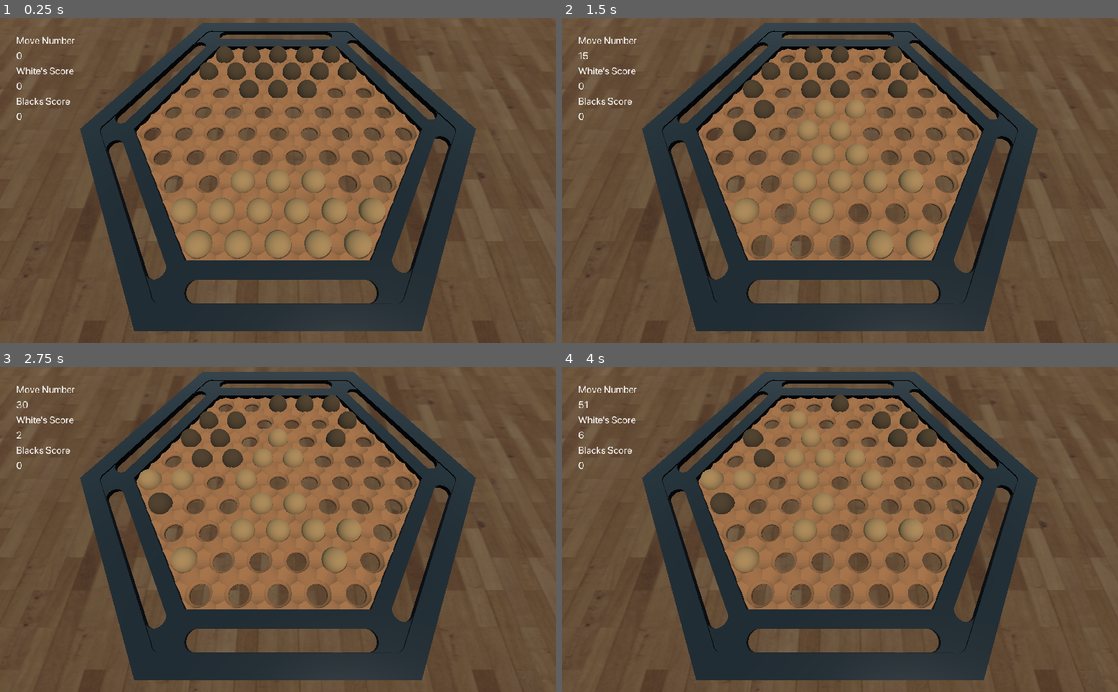
Above: before the commit, frames 1-4 (two rows, left to right).
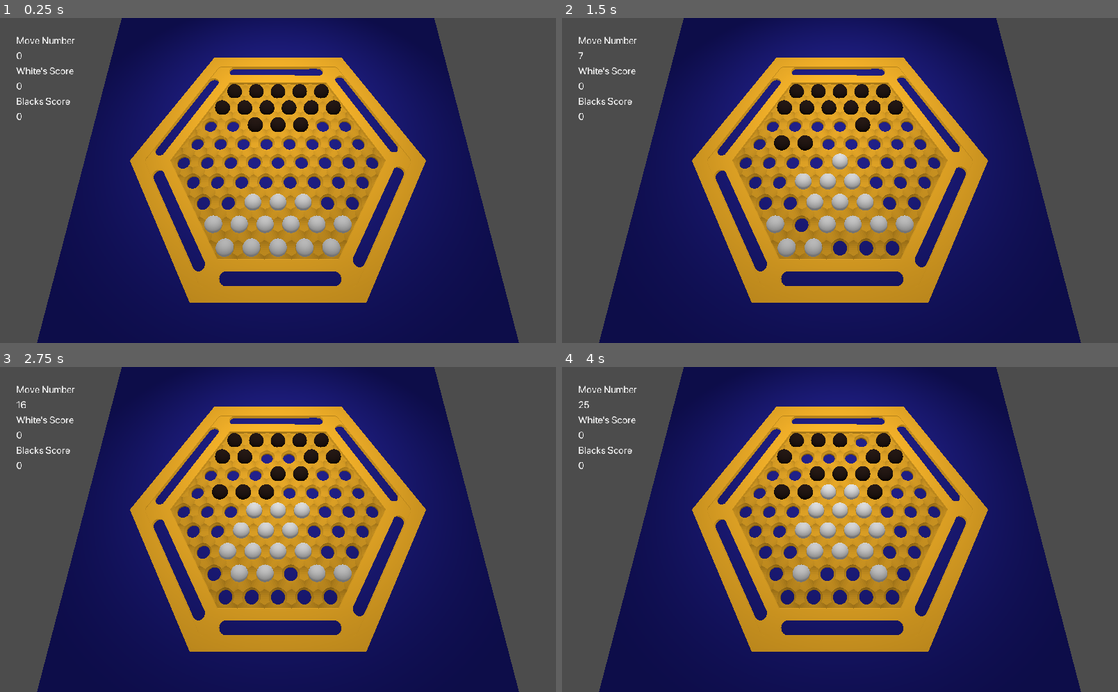
Above: after the commit, the same moments.

Repository: mmgh900/Abalone-Game-AI
Game: Godot game, scene res://Scenes/Game.tscn
Two runs of this game, one before a commit and one after it. Both use one fixed random seed, a clock stepped at 60 frames per second and the inputs below.
Inputs:
- Up to frame 1 (0.25 s): no input
- Up to frame 2 (1.5 s): tap Enter at 0.5, 1.35 s; hold Right 0.53-1.28 s; hold Enter 0.53-1.28 s; tap Space at 1.25 s; hold Left from 1.28 s (still down)
- Up to frame 3 (2.75 s): tap Enter at 2 s; release Left at 2.03 s; hold Right from 2.03 s (still down); hold Enter from 2.03 s (still down)
- Up to frame 4 (4 s): tap Space at 2.75 s; release Enter at 2.78 s; tap Enter at 2.85, 3.5 s; release Right at 3.53 s; hold Left from 3.53 s (still down); hold Enter from 3.53 s (still down)

The runs differ from the first frame. In frame 1, 95% of the frame differs, in the area x 0-100%, y 0-100%; in frame 2, 95%; in frame 3, 95%; in frame 4, 95%.

Commit message:
- Forward Pruning - Cleaning codebase

Diff:
--- a/Assets/Black Piece.tres
+++ b/Assets/Black Piece.tres
@@ -1,9 +1,6 @@
-[gd_resource type="SpatialMaterial" load_steps=2 format=2]
-
-[ext_resource path="res://Assets/Piece Texture.jpg" type="Texture" id=1]
+[gd_resource type="SpatialMaterial" format=2]
 
 [resource]
-albedo_color = Color( 0.470588, 0.470588, 0.470588, 1 )
-albedo_texture = ExtResource( 1 )
+roughness = 0.5
 uv1_scale = Vector3( 50, 50, 50 )
 uv1_triplanar = true
--- a/Assets/Ground.tres
+++ b/Assets/Ground.tres
@@ -1,8 +1,11 @@
 [gd_resource type="SpatialMaterial" load_steps=2 format=2]
 
-[ext_resource path="res://Assets/Ground Texture.jpg" type="Texture" id=1]
+[ext_resource path="res://Materials/Marble13 (1)/Marble13_REFL_1K.jpg" type="Texture" id=1]
 
 [resource]
-albedo_color = Color( 0.584314, 0.537255, 0.537255, 1 )
-albedo_texture = ExtResource( 1 )
+albedo_color = Color( 0.109804, 0.294118, 0.384314, 1 )
+refraction_enabled = true
+refraction_scale = 1.0
+refraction_texture = ExtResource( 1 )
+refraction_texture_channel = 0
 uv1_scale = Vector3( 75, 123.75, 1 )
--- a/Assets/Guard.tres
+++ b/Assets/Guard.tres
@@ -1,9 +1,10 @@
-[gd_resource type="SpatialMaterial" load_steps=2 format=2]
-
-[ext_resource path="res://Assets/Wood.png" type="Texture" id=1]
+[gd_resource type="SpatialMaterial" format=2]
 
 [resource]
-albedo_color = Color( 0, 0, 0, 1 )
-albedo_texture = ExtResource( 1 )
-roughness = 0.25
+albedo_color = Color( 0.992157, 0.721569, 0.152941, 1 )
+emission_enabled = true
+emission = Color( 0.992157, 0.721569, 0.152941, 1 )
+emission_energy = 0.2
+emission_operator = 0
+emission_on_uv2 = false
 uv1_scale = Vector3( 45, 0, 45 )
--- a/Assets/Holes.tres
+++ b/Assets/Holes.tres
@@ -1,7 +1,5 @@
-[gd_resource type="SpatialMaterial" load_steps=2 format=2]
-
-[ext_resource path="res://Assets/Wood.png" type="Texture" id=1]
+[gd_resource type="SpatialMaterial" format=2]
 
 [resource]
-albedo_texture = ExtResource( 1 )
+albedo_color = Color( 0.992157, 0.721569, 0.152941, 1 )
 uv1_scale = Vector3( 2, 2, 1 )
--- a/Assets/White Piece.tres
+++ b/Assets/White Piece.tres
@@ -1,13 +1,12 @@
 [gd_resource type="SpatialMaterial" load_steps=2 format=2]
 
-[ext_resource path="res://Assets/Piece Texture.jpg" type="Texture" id=1]
+[ext_resource path="res://Materials/Marble062/Marble062_REFL_1K.jpg" type="Texture" id=3]
 
 [resource]
-albedo_texture = ExtResource( 1 )
-emission_enabled = true
-emission = Color( 0, 0, 0, 1 )
-emission_energy = 10.0
-emission_operator = 0
-emission_on_uv2 = false
+roughness = 0.5
+refraction_enabled = true
+refraction_scale = 0.05
+refraction_texture = ExtResource( 3 )
+refraction_texture_channel = 0
 uv1_scale = Vector3( 50, 50, 50 )
 uv1_triplanar = true
--- a/Scenes/Black Piece.tscn
+++ b/Scenes/Black Piece.tscn
@@ -1,13 +1,18 @@
-[gd_scene load_steps=3 format=2]
+[gd_scene load_steps=4 format=2]
 
-[ext_resource path="res://Assets/Black Piece.tres" type="Material" id=1]
+[ext_resource path="res://Scripts/Ball.gd" type="Script" id=2]
 
 [sub_resource type="SphereMesh" id=1]
+radius = 0.1
+height = 0.2
 rings = 64
+
+[sub_resource type="SpatialMaterial" id=2]
+albedo_color = Color( 0.137255, 0.0705882, 0.0431373, 1 )
 
 [node name="Black Piece" type="Spatial"]
 
 [node name="MeshInstance" type="MeshInstance" parent="."]
-transform = Transform( 0.1, 0, 0, 0, 0.1, 0, 0, 0, 0.1, 0, 0, 0 )
 mesh = SubResource( 1 )
-material/0 = ExtResource( 1 )
+material/0 = SubResource( 2 )
+script = ExtResource( 2 )
--- a/Scenes/Game.tscn
+++ b/Scenes/Game.tscn
@@ -1,11 +1,14 @@
-[gd_scene load_steps=8 format=2]
+[gd_scene load_steps=9 format=2]
 
 [ext_resource path="res://Scenes/Board.tscn" type="PackedScene" id=1]
-[ext_resource path="res://Assets/Ground.tres" type="Material" id=2]
 [ext_resource path="res://Fonts/SF-Pro-Display-Regular.otf" type="DynamicFontData" id=3]
 [ext_resource path="res://Scripts/Visualizer.gd" type="Script" id=4]
 
 [sub_resource type="PlaneMesh" id=1]
+size = Vector2( 5, 5 )
+
+[sub_resource type="SpatialMaterial" id=4]
+albedo_color = Color( 0.129412, 0.12549, 0.611765, 1 )
 
 [sub_resource type="Theme" id=2]
 
@@ -13,23 +16,24 @@
 size = 18
 font_data = ExtResource( 3 )
 
+[sub_resource type="Environment" id=5]
+ambient_light_color = Color( 1, 1, 1, 1 )
+ambient_light_energy = 0.2
+fog_enabled = true
+
 [node name="Game" type="Node"]
 
 [node name="Board" parent="." instance=ExtResource( 1 )]
 
 [node name="Camera" type="Camera" parent="."]
-transform = Transform( 1, 0, 0, 0, 0.422618, 0.906308, 0, -0.906308, 0.422618, 0, 1.8, 1.35 )
-
-[node name="DirectionalLight" type="DirectionalLight" parent="."]
-transform = Transform( -0.808013, -0.533494, 0.25, 0.433013, -0.25, 0.866025, -0.399519, 0.808013, 0.433013, 0, 1.22921, 2.7666 )
-shadow_enabled = true
+transform = Transform( 1, 0, 0, 0, 0.291587, 0.956544, 0, -0.956544, 0.291587, 0, 2.73612, 1.07993 )
 
 [node name="Ground" type="Spatial" parent="."]
 
 [node name="MeshInstance" type="MeshInstance" parent="Ground"]
-transform = Transform( 100, 0, 0, 0, 1, 0, 0, 0, 100, 0, -0.0581028, 0 )
+transform = Transform( 1, 0, 0, 0, 1, 0, 0, 0, 1, 0, -0.06, 0 )
 mesh = SubResource( 1 )
-material/0 = ExtResource( 2 )
+material/0 = SubResource( 4 )
 
 [node name="Pieces" type="Node" parent="."]
 
@@ -105,3 +109,11 @@
 custom_fonts/normal_font = SubResource( 3 )
 text = "0"
 fit_content_height = true
+
+[node name="SpotLight" type="SpotLight" parent="."]
+transform = Transform( 1, 0, 0, 0, -0.273389, 0.961904, 0, -0.961904, -0.273389, 0, 3.34348, -1.17633 )
+light_energy = 2.0
+spot_angle = 41.73
+
+[node name="WorldEnvironment" type="WorldEnvironment" parent="."]
+environment = SubResource( 5 )
--- a/Scenes/White Piece.tscn
+++ b/Scenes/White Piece.tscn
@@ -1,13 +1,15 @@
 [gd_scene load_steps=3 format=2]
 
-[ext_resource path="res://Assets/White Piece.tres" type="Material" id=1]
+[sub_resource type="SphereMesh" id=1]
+radius = 0.1
+height = 0.2
+rings = 64
 
-[sub_resource type="SphereMesh" id=1]
-rings = 64
+[sub_resource type="SpatialMaterial" id=2]
+albedo_color = Color( 0.945098, 0.945098, 0.945098, 1 )
 
 [node name="White Piece" type="Spatial"]
 
 [node name="MeshInstance" type="MeshInstance" parent="."]
-transform = Transform( 0.1, 0, 0, 0, 0.1, 0, 0, 0, 0.1, 0, 0, 0 )
 mesh = SubResource( 1 )
-material/0 = ExtResource( 1 )
+material/0 = SubResource( 2 )
--- /dev/null
+++ b/Scripts/Ball.gd
@@ -0,0 +1,16 @@
+extends Node
+
+
+# Declare member variables here. Examples:
+# var a = 2
+# var b = "text"
+
+
+# Called when the node enters the scene tree for the first time.
+func _ready():
+	pass # Replace with function body.
+
+
+# Called every frame. 'delta' is the elapsed time since the previous frame.
+#func _process(delta):
+#	pass
--- a/Scripts/BoardManager.gd
+++ b/Scripts/BoardManager.gd
@@ -1,6 +1,16 @@
 extends Node
 
-var current_board = []
+const max_depth: int = 2
+const beam_search_k: int = 100
+var rng = RandomNumberGenerator.new()
+
+
+var history: Array = []
+var historyIndex: int = 0
+var time_start: float = 0
+var time_now: float = 0
+
+var current_state: State
 var neighbors = {}
 enum {EMPTY, BLACK, WHITE} # used to represent the board
 enum {L, UL, UR, R, DR, DL} # used to represent the directions of neighbors
@@ -8,7 +18,6 @@
 
 func _ready():
 	init_board()
-	# test_board()
 
 func init_board():
 	var file = File.new()
@@ -16,7 +25,7 @@
 	var raw_data = file.get_as_text()
 	var adjacency_lists = parse_json(raw_data)
 	file.close() # reading the file that specifies the adjacency lists and converting it to a dictionary
-
+	var board = []
 	for cell_number in range(61):
 		var cell_value = EMPTY
 		if (cell_number >= 0 and cell_number <= 10) or (cell_number >= 13 and cell_number <= 15):
@@ -26,10 +35,13 @@
 		else:
 			cell_value = EMPTY # determining the value of the current board cell
 
-		current_board.append(cell_value)
+
+		board.append(cell_value)
 		neighbors[cell_number] = []
 		for neighbor in adjacency_lists[str(cell_number)]:
 			neighbors[cell_number].append(int(neighbor))
+	current_state = State.new(board, 0, 0)
+	history.append(current_state)
 
 func check_cluster(board, cell_number, piece, cluster_length, cluster_direction):
 	if board[cell_number] != piece:
@@ -82,28 +94,50 @@
 			"piece has space" : piece_has_space, "opponent has space" : opponent_has_space,
 			"is sandwich" : is_sandwich}
 
-func test_board():
-	for i in range(61):
-		if neighbors[i][L] != -1: # check the correctness of left neighbors
-			if neighbors[neighbors[i][L]][R] != i:
-				print("Incorrect Left Neighbor: ", i, ", ", neighbors[neighbors[i][L]][R])
+func open_state(state: State, depth: int):
 
-		if neighbors[i][UL] != -1: # check the correctness of up left neighbors
-			if neighbors[neighbors[i][UL]][DR] != i:
-				print("Incorrect Up Left Neighbor: ", i, ", ", neighbors[neighbors[i][UL]][DR])
+	state.depth = max_depth - depth
+	if depth <= 0:
+		return
 
-		if neighbors[i][UR] != -1: # check the correctness of up right neighbors
-			if neighbors[neighbors[i][UR]][DL] != i:
-				print("Incorrect Up Right Neighbor: ", i, ", ", neighbors[neighbors[i][UR]][DL])
 
-		if neighbors[i][R] != -1: # check the correctness of right neighbors
-			if neighbors[neighbors[i][R]][L] != i:
-				print("Incorrect Right Neighbor: ", i, ", ", neighbors[neighbors[i][R]][L])
+	if state.depth % 2 == 0:
+		state.children = Successor.calculate_successor(state, BoardManager.WHITE)
+	else:
+		state.children = Successor.calculate_successor(state, BoardManager.BLACK)
 
-		if neighbors[i][DR] != -1: # check the correctness of down right neighbors
-			if neighbors[neighbors[i][DR]][UL] != i:
-				print("Incorrect Down Right Neighbor: ", i, ", ", neighbors[neighbors[i][DR]][UL])
+	state.children.sort_custom(self, "sort_based_on_pure_eval")
+	for i in range(min(beam_search_k, len(state.children))):
+		var child = state.children[i]
+		open_state(child, depth - 1)
 
-		if neighbors[i][DL] != -1:
-			if neighbors[neighbors[i][DL]][UR] != i:
-				print("Incorrect Down Left Neighbor: ", i, ", ", neighbors[neighbors[i][DL]][UR])
+func sort_based_on_pure_eval(a: State, b: State):
+	if a.pure_eval > b.pure_eval:
+		return true
+	return false
+
+func play():
+	time_start = OS.get_ticks_msec()
+	# Play the AI's turn
+	open_state(current_state, max_depth)
+	current_state.evaluate()
+	current_state = current_state.best_child
+
+	time_now = OS.get_ticks_msec()
+	var time_elapsed = time_now - time_start
+	print(time_elapsed)
+
+
+	# Add AI state to history
+	history.append(current_state)
+
+
+	# Play the Random's turn
+	var res = Successor.calculate_successor(current_state, BoardManager.BLACK)
+	rng.randomize()
+	var rand = rng.randi_range(0, len(res) - 1)
+	current_state = res[rand]
+
+	# Add random state to history and updating the game
+	history.append(current_state)
+	historyIndex = len(history) - 1
--- a/Scripts/State.gd
+++ b/Scripts/State.gd
@@ -13,7 +13,7 @@
 var eval
 var alpha = -INF
 var beta = +INF
-
+var pure_eval
 
 const gravity = [
 			4, 4, 4, 4, 4,
@@ -34,31 +34,35 @@
 	for cell in board:
 		self.board.append(cell)
 
+	calculate_pure_eval()
+
 func increase_score(piece):
 	if piece == BoardManager.BLACK:
 		self.black_score += 1
 	elif piece == BoardManager.WHITE:
 		self.white_score += 1
 
+func calculate_pure_eval():
+	var score_difference = white_score - black_score
+	var sum_gravity = 0
+	rng.randomize()
+	var rand_epslion = rng.randf()
+	for i in range(len(board)):
+		if board[i] == BoardManager.BLACK:
+			sum_gravity += gravity[i]
+		elif board[i] == BoardManager.WHITE:
+			sum_gravity -= gravity[i]
+
+	pure_eval = score_difference + sum_gravity * 0.1
+
 func evaluate():
 	if children == null: #if node is a leaf node
-		var score_difference = white_score - black_score
-		var sum_gravity = 0
-		rng.randomize()
-		var rand_epslion = rng.randf()
-		for i in range(len(board)):
-			if board[i] == BoardManager.BLACK:
-				sum_gravity += gravity[i]
-			elif board[i] == BoardManager.WHITE:
-				sum_gravity -= gravity[i]
-
-		eval = score_difference * 100 + sum_gravity
-
+		eval = pure_eval
 	elif depth % 2 == 0:
 		eval = -INF
 
-		for child in self.children:
-
+		for i in len(children):
+			var child = children[i]
 			child.alpha = alpha
 			child.beta = beta
 			var value = child.evaluate()
@@ -67,13 +71,13 @@
 				eval = value
 				best_child = child
 
-
 			alpha = max(alpha, eval)
 			if beta <= alpha:
 				break
 	else:
 		eval = +INF
-		for child in self.children:
+		for i in len(children):
+			var child = children[i]
 
 			child.alpha = alpha
 			child.beta = beta
--- a/Scripts/Visualizer.gd
+++ b/Scripts/Visualizer.gd
@@ -5,71 +5,21 @@
 onready var white_score = get_node('../Control/VBoxContainer/white-score')
 onready var black_score = get_node('../Control/VBoxContainer/black-score')
 onready var move_number = get_node('../Control/VBoxContainer/move-number')
+
+
 var white_piece = preload("res://Scenes/White Piece.tscn")
 var black_piece = preload("res://Scenes/Black Piece.tscn")
-var rng = RandomNumberGenerator.new()
-var state
-var history = []
-var historyIndex = 0
-var max_depth = 2
-var time_start = 0
-var time_now = 0
-
-func _ready():
-	draw_complete_board(BoardManager.current_board)
-	state = State.new(BoardManager.current_board, 0, 0)
-	history.append(state)
-
-func play():
-
-	time_start = OS.get_ticks_msec()
-	# Play the AI's turn
-	open_state(state, max_depth)
-	state.evaluate()
-	state = state.best_child
-	time_now = OS.get_ticks_msec()
-	var time_elapsed = time_now - time_start
-	print(time_elapsed)
-
-
-	# Add AI state to history
-	history.append(state)
-
-
-	# Play the Random's turn
-	var res = Successor.calculate_successor(state, BoardManager.BLACK)
-	rng.randomize()
-	var rand = rng.randi_range(0, len(res) - 1)
-	state = res[rand]
-
-	# Add random state to history and updating the game
-	history.append(state)
-	historyIndex = len(history) - 1
-	updtae_game(state)
 
 
 
-func open_state(state: State, depth: int):
+func _ready():
+	update_game(BoardManager.current_state)
 
-	state.depth = max_depth - depth
-	if depth <= 0:
-		return
-
-
-	if state.depth % 2 == 0:
-		state.children = Successor.calculate_successor(state, BoardManager.WHITE)
-	else:
-		state.children = Successor.calculate_successor(state, BoardManager.BLACK)
-
-
-	for child in state.children:
-		open_state(child, depth - 1)
-
-func updtae_game(state: State):
+func update_game(state: State):
 	update_board(state.board)
 	white_score.text = str(state.white_score)
 	black_score.text = str(state.black_score)
-	move_number.text = str(historyIndex)
+	move_number.text = str(BoardManager.historyIndex)
 
 func update_board(new_board):
 	for child in pieces.get_children():
@@ -77,19 +27,21 @@
 
 	draw_complete_board(new_board)
 
-func _input(ev):
+func _input(_ev):
 	if Input.is_key_pressed(KEY_RIGHT):
-		if (historyIndex < len(history) - 1):
-			historyIndex = historyIndex + 1
-			updtae_game(history[historyIndex])
-		else:
-			play()
+		if (BoardManager.historyIndex < len(BoardManager.history) - 1):
+			BoardManager.historyIndex = BoardManager.historyIndex + 1
+			update_game(BoardManager.history[BoardManager.historyIndex])
+
 	if Input.is_key_pressed(KEY_LEFT):
-		if (historyIndex > 0):
-			historyIndex = historyIndex - 1
-			updtae_game(history[historyIndex])
+		if (BoardManager.historyIndex > 0):
+			BoardManager.historyIndex = BoardManager.historyIndex - 1
+			update_game(BoardManager.history[BoardManager.historyIndex])
 	if Input.is_key_pressed(KEY_ENTER):
-		play()
+		BoardManager.play()
+		update_game(BoardManager.history[BoardManager.historyIndex])
+
+
 
 func draw_complete_board(board):
 	var coordinates = Vector3(0, 0, 0)
Not shown, added: Assets/tbr038.DXF
